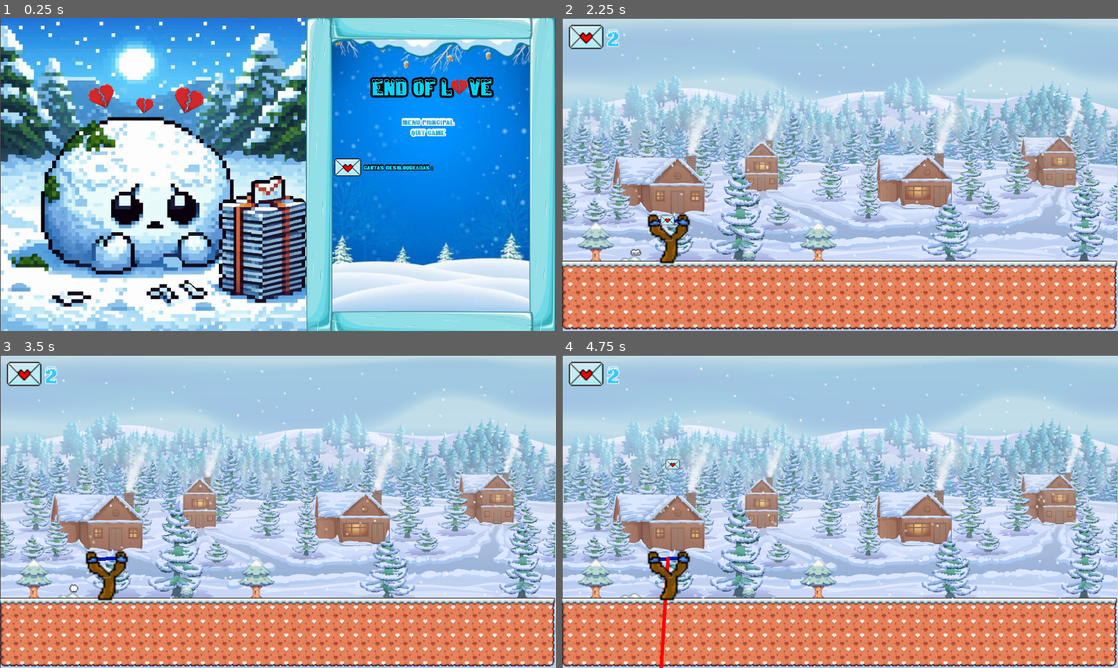
Above: before the commit, frames 1-4 (two rows, left to right).
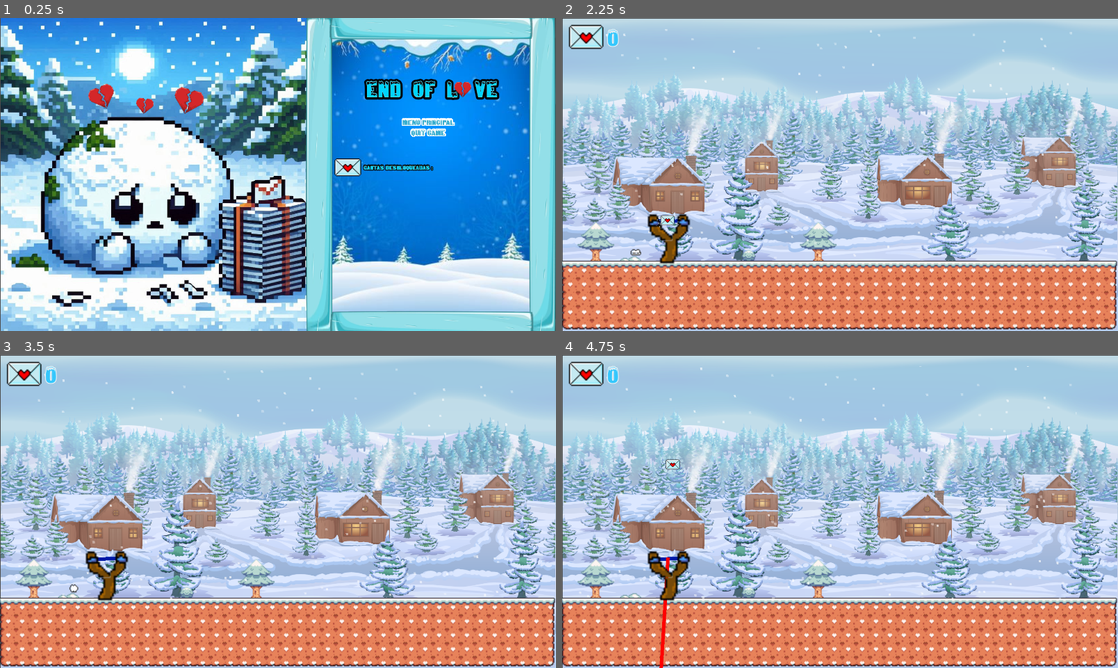
Above: after the commit, the same moments.

Repository: PedroVenanci0/Snow-Love
Game: Godot game, scene res://scenes/game_over.tscn
Two runs of this game, one before a commit and one after it. Both use one fixed random seed, a clock stepped at 60 frames per second and the inputs below. This scene is started directly instead of the project's main scene.
Inputs (mouse positions are in pixels of both pictures, inside the frame that each line leads up to):
- Up to frame 1 (0.25 s): no input
- Up to frame 2 (2.25 s): tap Enter (ui_accept) at 0.5, 0.77 s; move the mouse to (962, 158) at 0.52 s; press the mouse at (962, 158) at 0.53 s; hold Right (ui_right) 0.53-1.25 s; release the mouse at (962, 158) at 1.25 s; click "Menu Principal" at 1.25 s; click "Start Game" at 2 s
- Up to frame 3 (3.5 s): drag from (166, 527) to (250, 574) at 2.77 s
- Up to frame 4 (4.75 s): move the mouse to (895, 442) at 3.52 s; press the mouse at (895, 442) at 3.53 s; hold Left (ui_left) 3.53-4.25 s; release the mouse at (895, 442) at 4.25 s; drag from (812, 574) to (673, 464) at 4.27 s

The runs differ from the first frame. In frame 1, 2.5% of the frame differs, in the area x 59-96%, y 6-80%; in frame 2, less than 0.1%; in frame 3, less than 0.1%; in frame 4, less than 0.1%.

Commit message:
atualização

Diff:
--- a/scenes/game_over.tscn
+++ b/scenes/game_over.tscn
@@ -19,7 +19,7 @@
 script = ExtResource("1_bu6yr")
 
 [node name="Fundo_moldura" type="Sprite2D" parent="."]
-position = Vector2(1485.5, 549)
+position = Vector2(1489, 549)
 scale = Vector2(2.35197, 2.43457)
 texture = ExtResource("1_wlhiw")
 
@@ -100,30 +100,30 @@
 [node name="Label" type="Label" parent="."]
 z_index = 1
 layout_mode = 0
-offset_left = 1283.0
-offset_top = 209.5
-offset_right = 1830.0
-offset_bottom = 272.5
+offset_left = 1263.0
+offset_top = 216.0
+offset_right = 1810.0
+offset_bottom = 279.0
 theme_override_colors/font_color = Color(0, 0.831373, 0.988235, 1)
 theme_override_constants/shadow_offset_y = 20
 theme_override_fonts/font = ExtResource("5_g2axc")
 theme_override_font_sizes/font_size = 70
-text = "End of L   ve"
+text = "End  of  L   ve"
 
 [node name="Label2" type="Label" parent="."]
 layout_mode = 0
-offset_left = 1283.0
-offset_top = 209.5
-offset_right = 1830.0
-offset_bottom = 272.5
+offset_left = 1263.0
+offset_top = 216.5
+offset_right = 1810.0
+offset_bottom = 279.5
 theme_override_colors/font_color = Color(1, 1, 1, 1)
 theme_override_constants/outline_size = 30
 theme_override_fonts/font = ExtResource("5_g2axc")
 theme_override_font_sizes/font_size = 70
-text = "End of L   ve"
+text = "End  of  L   ve"
 
 [node name="coracao" type="Sprite2D" parent="."]
-position = Vector2(1586, 236.5)
+position = Vector2(1598, 245)
 scale = Vector2(0.361702, 0.370588)
 texture = ExtResource("2_fa1re")
 region_enabled = true
--- a/script/Global.gd
+++ b/script/Global.gd
@@ -1,4 +1,6 @@
 extends Node
+
+var vitoria = false
 
 var player: CharacterBody2D
 
@@ -11,9 +13,6 @@
 }
 
 func _ready():
-	pass
-# Called every frame. 'delta' is the elapsed time since the previous frame.
-func _process(delta):
 
 	var currentScene = get_tree().current_scene.name if get_tree().current_scene != null else ""
 	print(numberCards)
@@ -21,6 +20,11 @@
 	match currentScene:
 		"world_01":
 			numberCards = cardsWords.get("NumberCards_01")
+		"world_02":
+			numberCards = cardsWords.get("NumberCards_02")
+
+func _process(delta):
+	pass
 
 
 	# DEBUG: Atalho para reiniciar cena
Binary file added: assets/vitoria/opa.jpg
Not shown, added: assets/vitoria/opa.jpg.import
Binary file added: assets/vitoria/snowy-background-hd9f6389szubhlwd.jpg
Not shown, added: assets/vitoria/snowy-background-hd9f6389szubhlwd.jpg.import
